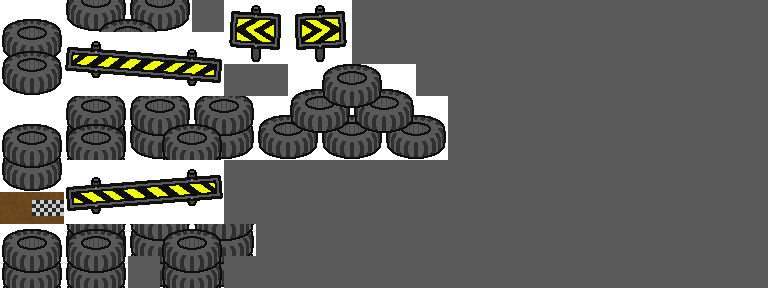
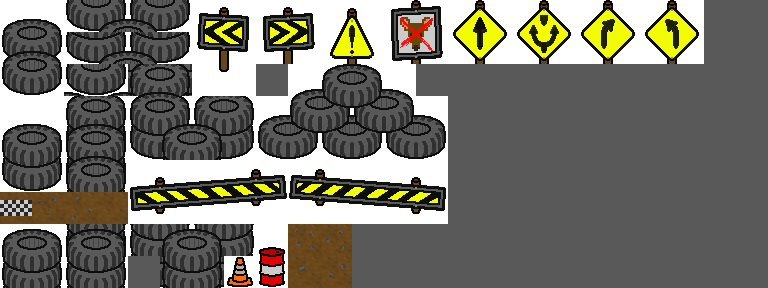
Revision of a layered 768 × 288 image; what changed, layer by layer:
added layer "forward sign" above "antiRatSign" over [453, 0, 507, 64]
added layer "antiRatSign" above "Pasted Layer" over [391, 0, 443, 64]
added layer "Pasted Layer" above "1tireRow" over [406, 19, 426, 49]
painted on "1tireRow" over [64, 64, 128, 96]
added layer "1tireStaggerStack" above "1tireStagger" over [66, 32, 190, 64]
painted on "ground" over [0, 192, 352, 288]
added layer "Barrel" above "cautionsign" over [259, 247, 285, 287]
added layer "cautionsign" above "2tiresRow" over [330, 8, 374, 64]
painted on "2tiresRow" over [66, 156, 126, 192]
painted on "2tiresStagger" over [128, 64, 192, 96]
painted on "arrowSignA" over [197, 5, 281, 72]
painted on "arrowSignB" over [263, 5, 347, 64]
painted on "BarrierB" over [66, 169, 287, 214]
painted on "BarrierA" over [65, 41, 446, 214]
added layer "Pasted Layer #2" above "curveRightSign" over [227, 257, 253, 287]
added layer "curveRightSign" above "split sign" over [581, 0, 699, 64]
added layer "split sign" above "Pasted Layer #1" over [517, 0, 571, 64]
painted on "background" over [32, 0, 704, 288]
